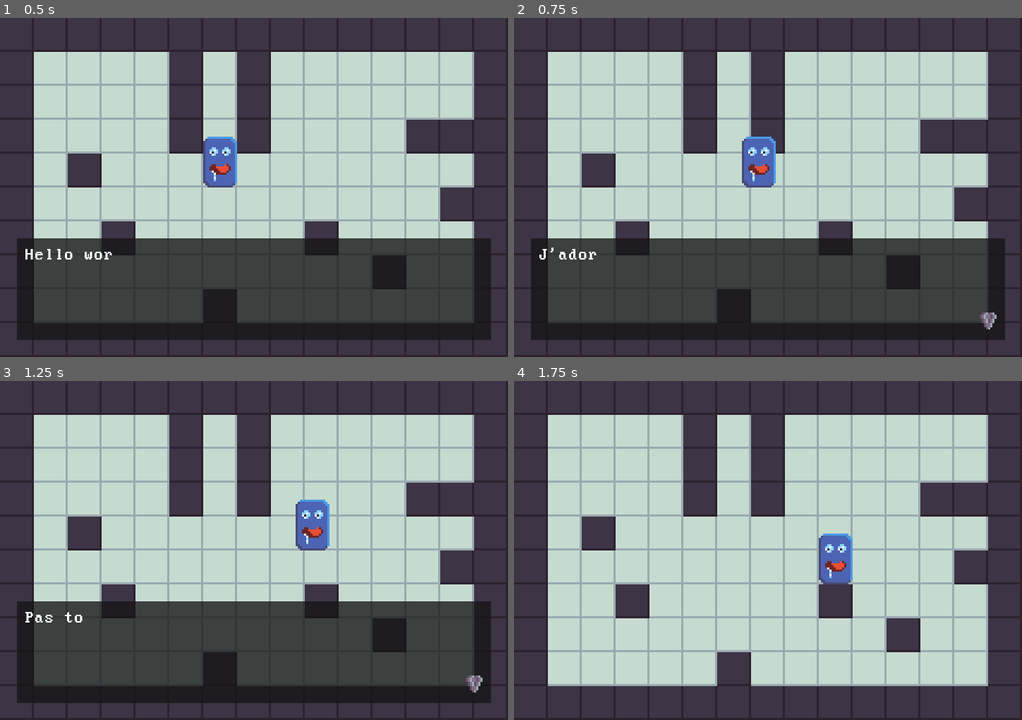
Above: before the commit, frames 1-4 (two rows, left to right).
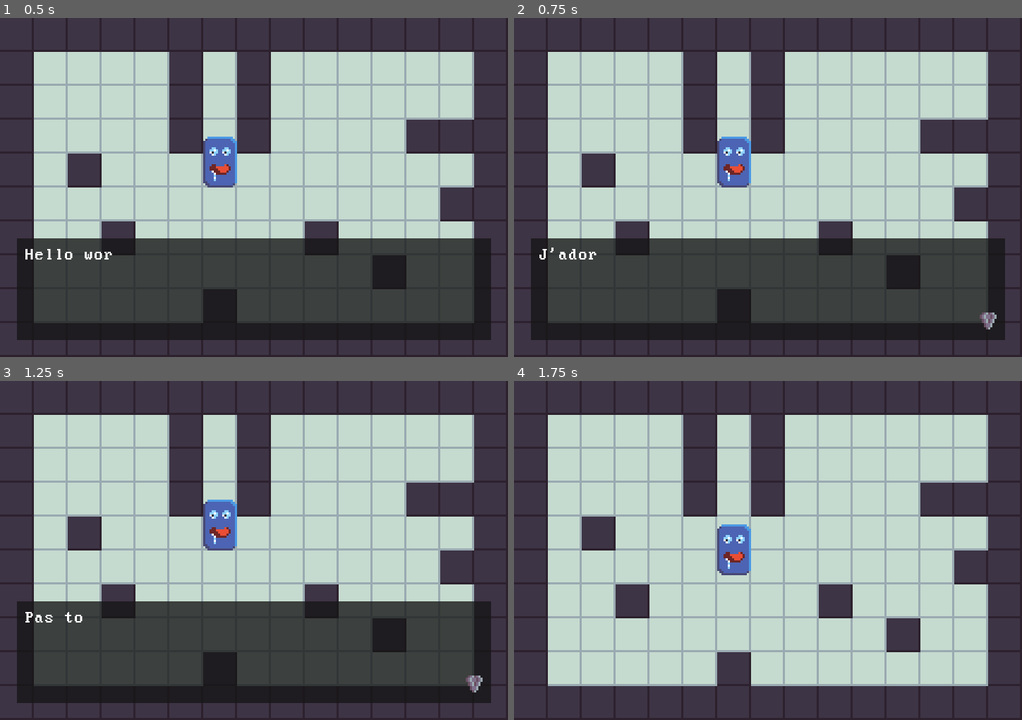
Above: after the commit, the same moments.

Repository: ch0c4/Lastopia
Game: Godot game, scene res://Scenes/Game.tscn
The game is run twice, just before and just after one commit, with the same random seed, the same clock (stepped at 60 frames per second) and the same inputs.
Inputs:
- Up to frame 1 (0.5 s): no input
- Up to frame 2 (0.75 s): tap Enter (ui_accept) at 0.5 s; hold Right (ui_right) from 0.53 s (still down)
- Up to frame 3 (1.25 s): keep holding Right (ui_right); tap Enter (ui_accept) at 0.77 s
- Up to frame 4 (1.75 s): release Right (ui_right) at 1.28 s; hold Down (ui_down) from 1.28 s (still down); tap Enter (ui_accept) at 1.52 s

Frame 1 is identical in both runs. In frame 2, 1.6% of the frame differs, in the area x 40-52%, y 35-50%; in frame 3, 1.9%, in the area x 40-65%, y 35-50%; in frame 4, 1.9%.

Commit message:
Reorganisation des interdictions de deplacement

Diff:
--- a/Scripts/Player.gd
+++ b/Scripts/Player.gd
@@ -19,7 +19,7 @@
 	target_position = position
 
 
-func _process(delta):
+func _process(delta) -> void:
 	# Verification de collision
 	if ray.is_colliding():
 		position = last_position
@@ -51,10 +51,23 @@
 	move_direction.x = right - left
 	move_direction.y = down - up
 
-	# Limitation a 4 directions
-	if move_direction.x != 0 && move_direction.y != 0:
+	# Verification de la posibilite de se deplacer
+	if ! move_possible():
 		move_direction = Vector2.ZERO
 
 	# Orientation du raycast
 	if move_direction != Vector2.ZERO:
 		ray.cast_to = move_direction * Config.TILE_SIZE / 2
+
+
+# Interdiction de deplacement optionels
+func move_possible() -> bool:
+	# Liste de conditions, doivent toutes etre false pour se deplacer
+	var conditions: Array = [
+		Globals.is_dialogue,  # Si un dialogue est ouvert
+		move_direction.x != 0 && move_direction.y != 0,  # Limitation a 4 directions
+	]
+	for condition in conditions:
+		if condition:
+			return false
+	return true
